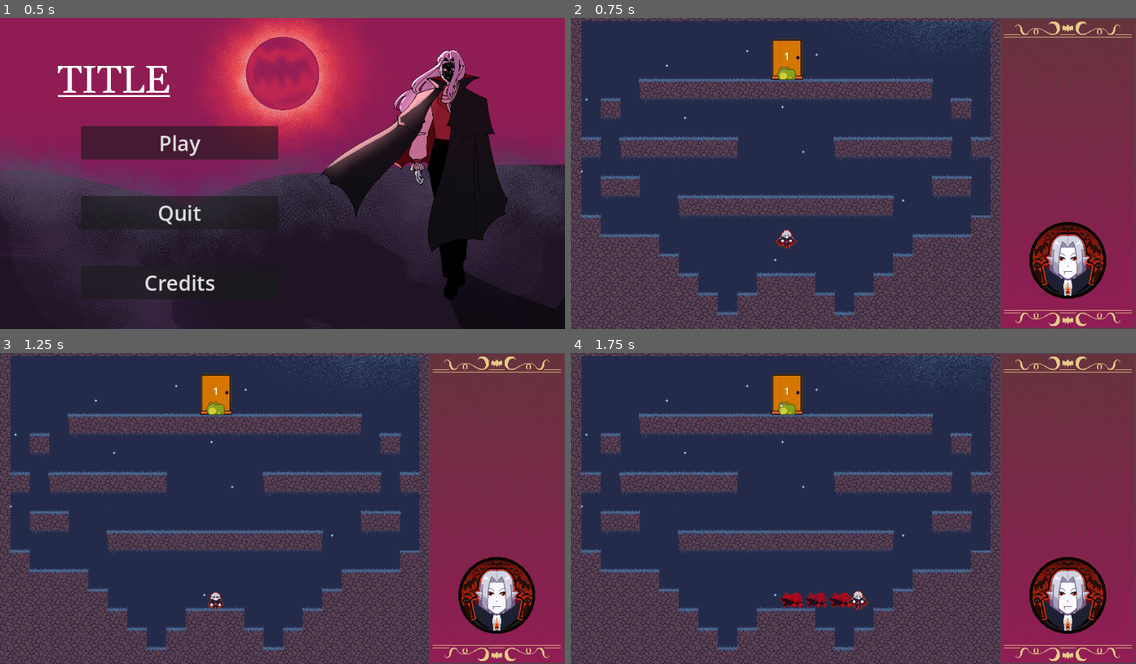
Above: before the commit, frames 1-4 (two rows, left to right).
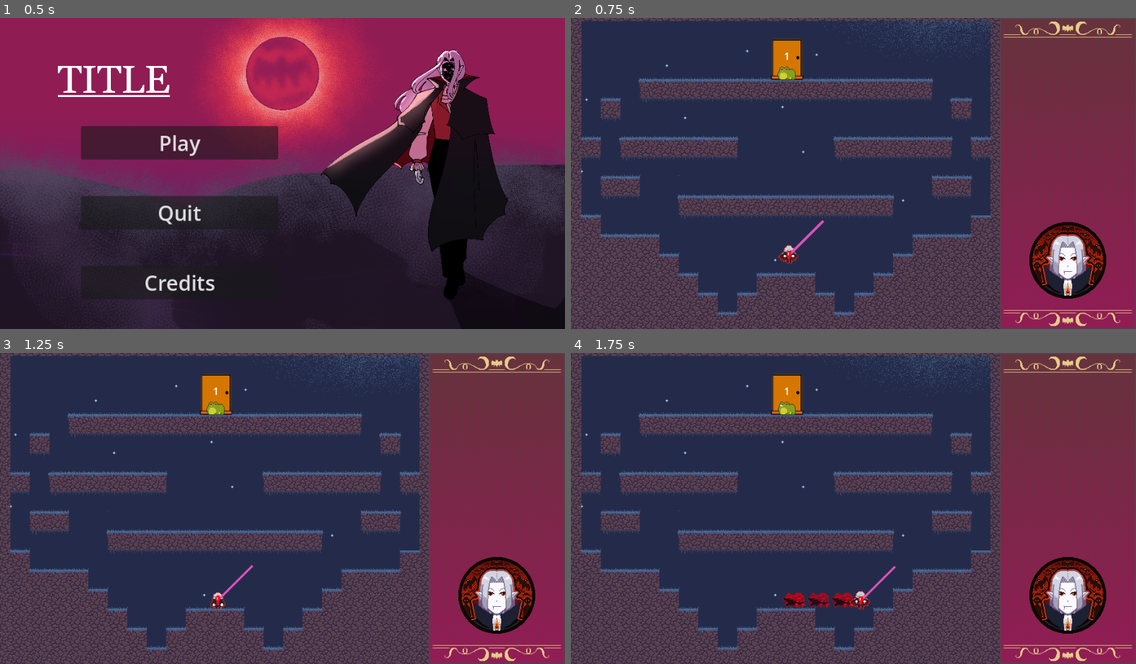
Above: after the commit, the same moments.

Repository: Wayfleh/GDC-Vampire-Platformer
Game: Godot game, scene res://UI/MainMenu.tscn
The game is run twice, just before and just after one commit, with the same random seed, the same clock (stepped at 60 frames per second) and the same inputs.
Inputs:
- Up to frame 1 (0.5 s): no input
- Up to frame 2 (0.75 s): click "Play" at 0.5 s
- Up to frame 3 (1.25 s): no input
- Up to frame 4 (1.75 s): tap Enter (ui_accept) at 1.25, 1.55 s; hold D (right) from 1.28 s (still down); tap J (bite_dash) at 1.35 s; tap W (jump) at 1.52 s

Frame 1 is identical in both runs. In frame 2, 0.3% of the frame differs, in the area x 36-45%, y 65-80%; in frame 3, 0.2%; in frame 4, 0.5%, in the area x 37-58%, y 68-83%.

Commit message:
fixed tongue latching when fired close to wall in opposite direction

Diff:
--- a/untitled-vampire-game/Levels/Level_01.tscn
+++ b/untitled-vampire-game/Levels/Level_01.tscn
@@ -49,20 +49,9 @@
 next_level = ExtResource("6_yu5cb")
 
 [node name="Player" parent="." unique_id=644735785 instance=ExtResource("2_mtno4")]
-position = Vector2(-110, 91)
-
-[node name="FootstepPlayer" parent="Player" index="7" unique_id=858939323]
-volume_db = 12.0
-
-[node name="SoundV_AnimalBitten" parent="Player" index="9" unique_id=1515482835]
-volume_db = 15.0
-
-[node name="SoundV_BiteDash" parent="Player" index="10" unique_id=1899384871]
-volume_db = 10.0
+position = Vector2(-106, 116)
 
 [node name="Camera2D" type="Camera2D" parent="." unique_id=409163092]
 
 [node name="UI" parent="." unique_id=889175113 instance=ExtResource("4_2o7fp")]
 unique_name_in_owner = true
-
-[editable path="Player"]
--- a/untitled-vampire-game/Levels/Level_02.tscn
+++ b/untitled-vampire-game/Levels/Level_02.tscn
@@ -158,10 +158,10 @@
 [node name="Player" parent="." unique_id=644735785 instance=ExtResource("2_ce6vd")]
 position = Vector2(-416, 171)
 
-[node name="SoundF_Transform" parent="Player" index="11" unique_id=290602985]
+[node name="SoundF_Transform" parent="Player" index="12" unique_id=290602985]
 volume_db = 6.0
 
-[node name="SoundF_Jump" parent="Player" index="12" unique_id=284681269]
+[node name="SoundF_Jump" parent="Player" index="13" unique_id=284681269]
 volume_db = 12.0
 
 [node name="UI" parent="." unique_id=889175113 instance=ExtResource("5_c8ve7")]
--- a/untitled-vampire-game/Levels/testlevels/Level_Test01.tscn
+++ b/untitled-vampire-game/Levels/testlevels/Level_Test01.tscn
@@ -68,7 +68,7 @@
 tile_set = SubResource("TileSet_mtno4")
 
 [node name="Camera2D" type="Camera2D" parent="." unique_id=409163092]
-zoom = Vector2(1.25, 1.25)
+zoom = Vector2(0.8, 0.8)
 
 [node name="Animal" parent="." unique_id=934101410 instance=ExtResource("3_tdu8r")]
 position = Vector2(-82, 195)
@@ -79,9 +79,6 @@
 [node name="Player" parent="." unique_id=644735785 instance=ExtResource("2_mtno4")]
 position = Vector2(-134, 200)
 
-[node name="F_BITEDASH" parent="Player/TransformationSM/FROG/FrogSM" parent_id_path=PackedInt32Array(644735785, 1414580571) index="3" unique_id=2142105885]
-pull_speed = null
-
 [node name="UI" parent="." unique_id=889175113 instance=ExtResource("5_lkd0j")]
 
 [editable path="Player"]
--- a/untitled-vampire-game/Levels/rat_test.tscn
+++ b/untitled-vampire-game/Levels/testlevels/rat_test.tscn
@@ -153,12 +153,16 @@
 position = Vector2(-87, 171)
 
 [node name="Player" parent="." unique_id=644735785 instance=ExtResource("7_msylf")]
-position = Vector2(-195, 59)
+position = Vector2(-172, 1)
 
 [node name="RatHole" parent="." unique_id=1798485280 node_paths=PackedStringArray("other_hole") instance=ExtResource("8_h3nto")]
 position = Vector2(-263, 164)
 other_hole = NodePath("../RatHole2")
 
 [node name="RatHole2" parent="." unique_id=732324240 node_paths=PackedStringArray("other_hole") instance=ExtResource("8_h3nto")]
-position = Vector2(108, 163)
+position = Vector2(83, -32)
 other_hole = NodePath("../RatHole")
+
+[node name="RatHole3" parent="." unique_id=951862880 node_paths=PackedStringArray("other_hole") instance=ExtResource("8_h3nto")]
+position = Vector2(32, 161)
+other_hole = NodePath("../RatHole")
--- a/untitled-vampire-game/Misc/rat_hole.gd
+++ b/untitled-vampire-game/Misc/rat_hole.gd
@@ -1,4 +1,5 @@
 class_name Hole extends Area2D
+#for overlapping holes, priority is scene tree order
 
 @export var other_hole: Hole
 
--- a/untitled-vampire-game/Player/StateMachine/Frog/f_bitedash.gd
+++ b/untitled-vampire-game/Player/StateMachine/Frog/f_bitedash.gd
@@ -18,15 +18,18 @@
 var _mantle_scalar : float
 var _mantle_vector : Vector2
 var _is_mantling : bool
+var _tongue: Tongue
 
 
 func enter_state():
 	#initialize tongue stuff
-	player.tongue.rotation = max_angle
-	player.tongue.show_tongue()
-	player.tongue.tip.position.y = -10
+	if _tongue == null:
+		_tongue = player.tongue
+	_tongue.rotation = max_angle
+	_tongue.show_tongue()
+	_tongue.tip.position.y = -10
 	_time = 0.0
-	player.tongue.tip_area.body_entered.connect(_tip_touch_surface) #TODO find a way to put this in a _ready() function without node hierarchy shit getting in the way
+	_tongue.tip_area.body_entered.connect(_tip_touch_surface) #TODO find a way to put this in a _ready() function without node hierarchy shit getting in the way
 
 	_starting_position = player.global_position
 
@@ -43,6 +46,8 @@
 			_shoot_tongue(delta)
 		"pull":
 			_pull_frog(delta)
+			if player.is_on_ceiling() || player.is_on_wall():
+				_detransform()
 		"mantle":
 			player.velocity.x = lerpf(player.velocity.x, _mantle_scalar, delta * 100)
 			if abs(player.velocity.x) >= mantle_impulse - 5:
@@ -55,18 +60,18 @@
 	#awesome cosine function for moving the tongue back and forth
 	_time += delta
 	_curr_angle = cos(_time * rotation_speed) * deg_to_rad(max_angle)
-	player.tongue.rotation = _curr_angle
-	player.tongue.tip.rotation = -_curr_angle #tip faces straight up
+	_tongue.rotation = _curr_angle
+	_tongue.tip.rotation = -_curr_angle #tip faces straight up
 
 	if Input.is_action_just_released("bite_dash"): #release button to fire tongue
 		_dash_state = "shoot"
-		player.tongue.monitor_tip_area()
 
 # Moves tongue tip at tongue angle
 # (the whole tongue node is rotated, so the tip's relative y position is moved)
 func _shoot_tongue(delta: float):
-	player.tongue.move_tip(tip_speed * delta)
-	if player.tongue.tip.position.y <= -tongue_length: #switch to idle if tip hits nothing
+	_tongue.tip_area.monitoring = true
+	_tongue.move_tip(tip_speed * delta)
+	if _tongue.tip.position.y <= -tongue_length: #switch to idle if tip hits nothing
 		transitionToState.emit("F_IDLE")
 
 # connected to the tongue tip's area
@@ -74,15 +79,18 @@
 # initiates pull substate; angles the player higher if tip hits a corner
 func _tip_touch_surface(body : Node2D):
 	_pull_direction = Vector2(sin(_curr_angle) * player.previous_direction, -cos(_curr_angle))
-	if _dash_state == "pull":
+	#break if already getting pulled or if wall is behind tongue area
+	if _dash_state == "pull" || _tongue.latch_direction() == -player.previous_direction * sign(_pull_direction.x):
 		return
 	if (body is TileMapLayer): # wall or ceiling usually
 		_dash_state = "pull"
-		if !player.tongue.is_raycast_colliding(): #angle the velocity higher if grabbing onto a ledge
+		if !_tongue.is_mantle_check_colliding(): #angle the velocity higher if grabbing onto a ledge
 			_pull_direction.y -= sign(_pull_direction.x) * player.previous_direction * _curr_angle/2
 			_is_mantling = true
-		_pull_distance = -player.tongue.tip.position.y - 32
-		player.tongue.hide_tongue()
+		_pull_distance = (-_tongue.tip.position.y + 32 if _is_mantling
+							else -_tongue.tip.position.y - 32)
+
+		_tongue.hide_tongue()
 	if (body is Animal):
 		pass #TODO make it so animals are pulled toward the player
 
@@ -91,7 +99,7 @@
 	var _current_distance = _starting_position - player.global_position
 	if _current_distance.length() <= _pull_distance:
 		player.velocity = player.velocity.move_toward(_pull_direction.normalized() * pull_speed, delta * pull_speed)
-	elif _current_distance.length() >= _pull_distance && !_is_mantling:
+	elif (_current_distance.length() >= _pull_distance && !_is_mantling):
 		_detransform();
 	else: #mantle when distance moved is equal to tongue length and you're mantling
 		#.length() is magnitude of a Vector2 btw
@@ -106,4 +114,4 @@
 		player.TransformToVampire()
 
 func exit_state():
-	player.tongue.hide_tongue()
+	_tongue.hide_tongue()
--- a/untitled-vampire-game/Player/StateMachine/Rat/r_jump.gd
+++ b/untitled-vampire-game/Player/StateMachine/Rat/r_jump.gd
@@ -16,6 +16,7 @@
 	if !teleporting:
 		for area in areas:
 			if area is Hole:
+				#below block happens only once, so you can just call a method too
 				player.global_position = area.ratTeleport()
 				teleporting = true
 
--- a/untitled-vampire-game/Player/player.tscn
+++ b/untitled-vampire-game/Player/player.tscn
@@ -291,7 +291,6 @@
 
 [node name="Tongue" type="Node2D" parent="CurrentDirection" unique_id=949118960]
 unique_name_in_owner = true
-visible = false
 rotation = 0.7853982
 scale = Vector2(0.99999994, 0.99999994)
 script = ExtResource("5_pisgm")
@@ -315,14 +314,32 @@
 texture = ExtResource("4_gu6f8")
 
 [node name="MantleFront" type="RayCast2D" parent="CurrentDirection/Tongue/TipPivot" unique_id=1556445343]
-position = Vector2(15.000002, -32.000004)
+position = Vector2(15, -28)
 target_position = Vector2(10, 0)
+hit_from_inside = true
 collide_with_areas = true
 
 [node name="MantleBack" type="RayCast2D" parent="CurrentDirection/Tongue/TipPivot" unique_id=1470586653]
-position = Vector2(-15, -32)
+position = Vector2(-15, -28)
 target_position = Vector2(-10, 0)
+hit_from_inside = true
 collide_with_areas = true
+
+[node name="BackCheck" type="RayCast2D" parent="CurrentDirection/Tongue/TipPivot" unique_id=1817393569]
+position = Vector2(-1, 14)
+target_position = Vector2(-15, 0)
+
+[node name="FrontCheck" type="RayCast2D" parent="CurrentDirection/Tongue/TipPivot" unique_id=1405425635]
+position = Vector2(1, 14)
+target_position = Vector2(15, 0)
+
+[node name="BiteHitbox" type="Area2D" parent="CurrentDirection" unique_id=908817078]
+position = Vector2(4, 0)
+scale = Vector2(1.25, 1)
+monitoring = false
+
+[node name="BiteHitboxCollider" type="CollisionShape2D" parent="CurrentDirection/BiteHitbox" unique_id=1674479944]
+shape = SubResource("CapsuleShape2D_gwnis")
 
 [node name="BloodParticles" type="CPUParticles2D" parent="." unique_id=158508271]
 emitting = false
@@ -389,7 +406,7 @@
 rotation_speed = 5.0
 tip_speed = 500.0
 max_angle = 60.0
-mantle_impulse = 1000.0
+mantle_impulse = 300.0
 mantle_angle = 25.0
 
 [node name="RAT" type="Node" parent="TransformationSM" unique_id=1041574165]
--- a/untitled-vampire-game/Player/tongue.gd
+++ b/untitled-vampire-game/Player/tongue.gd
@@ -6,8 +6,12 @@
 @onready var tip_area : Area2D = $TipPivot/TongueTip
 @onready var mantle_front : RayCast2D = $TipPivot/MantleFront
 @onready var mantle_back : RayCast2D = $TipPivot/MantleBack
+
+# The front and back check can only collide with bodies, not areas,
+#so they don't hit the player
+@onready var front_check : RayCast2D = $TipPivot/FrontCheck
+@onready var back_check : RayCast2D = $TipPivot/BackCheck
 @onready var guide_line := $GuideLine
-
 
 
 func move_tip(speed: float):
@@ -22,10 +26,11 @@
 func show_tongue():
 	show()
 
-func monitor_tip_area():
-	tip_area.monitoring = true
+#returns the direction of the thing that enters the tip area
+func latch_direction() -> int:
+	return 1 if front_check.is_colliding() else -1 if back_check.is_colliding() else 0
 
-func is_raycast_colliding():
+func is_mantle_check_colliding() -> bool:
 	print("tongue collide is")
 	print(mantle_front.is_colliding() || mantle_back.is_colliding())
 	return mantle_front.is_colliding() || mantle_back.is_colliding()
Not shown: 1 places in untitled-vampire-game/Levels/Level_01.tscn that only renumber resources
Not shown: 1 places in untitled-vampire-game/Levels/testlevels/Level_Test01.tscn that only renumber resources
